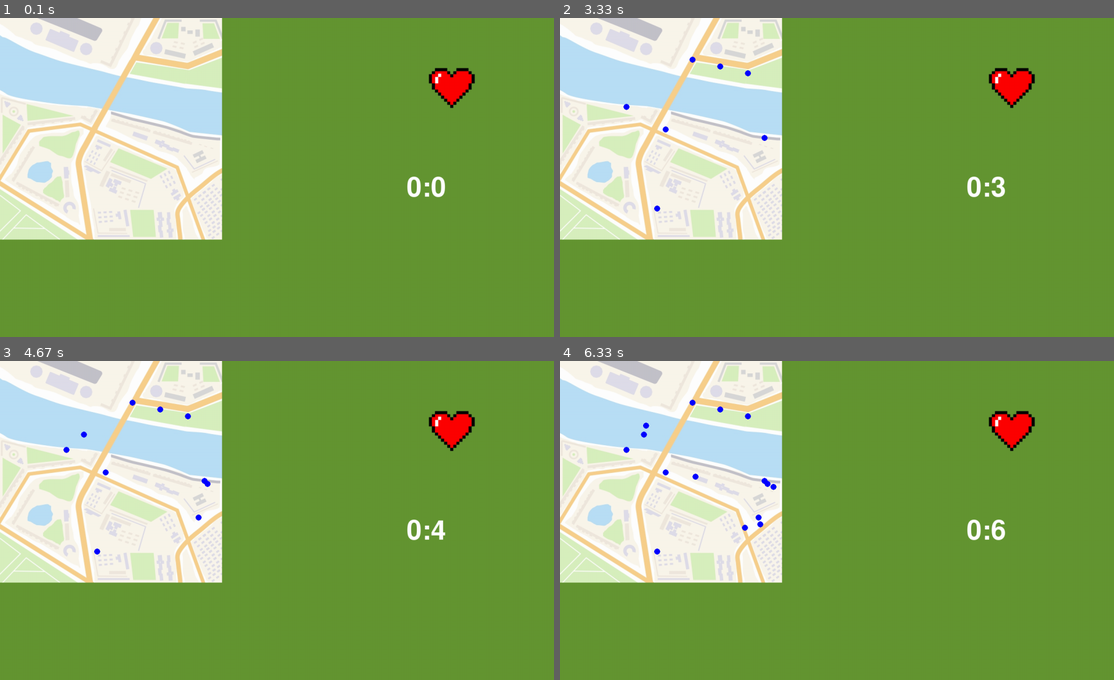
Above: before the commit, frames 1-4 (two rows, left to right).
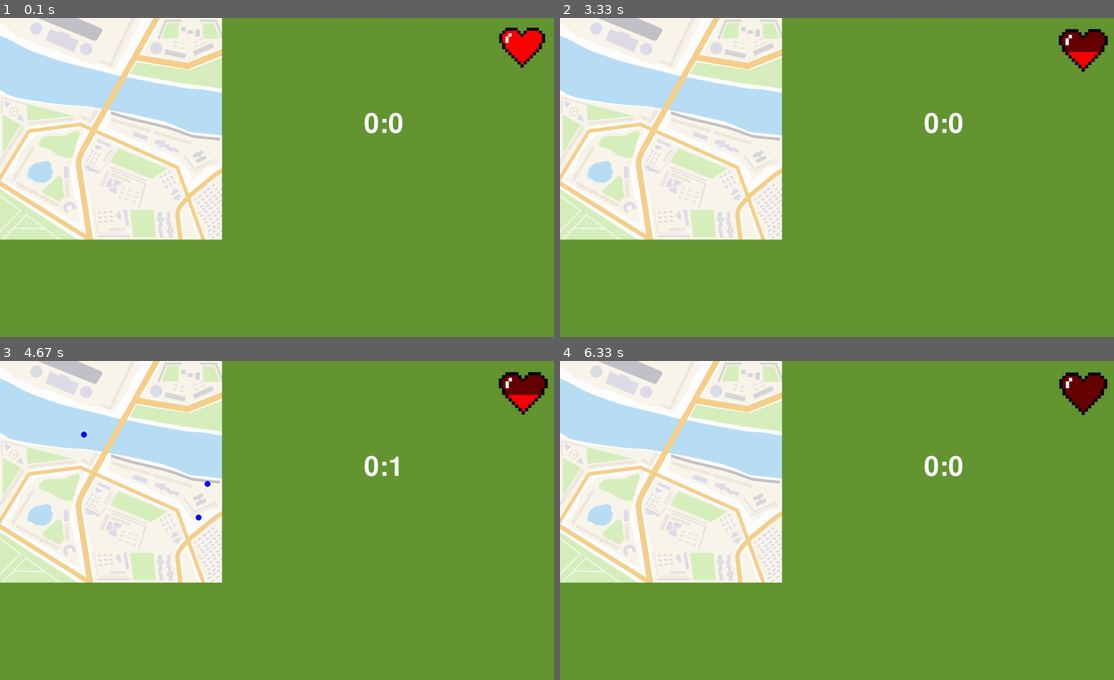
Above: after the commit, the same moments.

Repository: Alicccce/project_pygame
Game: pygame game, started from main.py
The game is run twice, just before and just after one commit, with the same random seed, the same clock (stepped at 60 frames per second) and the same inputs.
Inputs (mouse positions are in pixels of both pictures, inside the frame that each line leads up to):
- Up to frame 1 (0.1 s): no input
- Up to frame 2 (3.33 s): press the mouse at (1014, 167) at 0.37 s; move the mouse to (925, 183) at 0.47 s; release the mouse at (837, 196) at 0.6 s; press the mouse at (1014, 167) at 0.7 s; move the mouse to (842, 148) at 0.8 s; release the mouse at (665, 129) at 0.93 s; click (692, 59) at 1.38 s; press the mouse at (692, 59) at 1.7 s; move the mouse to (764, 139) at 1.8 s; release the mouse at (837, 215) at 1.93 s; press the mouse at (692, 59) at 2.03 s; move the mouse to (720, 65) at 2.13 s; release the mouse at (748, 72) at 2.27 s; click (626, 107) at 2.38 s; click (654, 209) at 2.72 s; press the mouse at (969, 282) at 3.03 s; move the mouse to (1003, 263) at 3.13 s; release the mouse at (1041, 241) at 3.27 s
- Up to frame 3 (4.67 s): click (83, 434) at 3.72 s; press the mouse at (83, 434) at 4.03 s; move the mouse to (199, 517) at 4.13 s; release the mouse at (315, 600) at 4.27 s; press the mouse at (83, 434) at 4.37 s; move the mouse to (204, 485) at 4.47 s; release the mouse at (332, 533) at 4.6 s
- Up to frame 4 (6.33 s): click (643, 424) at 4.72 s; press the mouse at (643, 424) at 5.03 s; move the mouse to (770, 485) at 5.13 s; release the mouse at (903, 549) at 5.27 s; press the mouse at (643, 424) at 5.37 s; move the mouse to (692, 475) at 5.47 s; release the mouse at (742, 526) at 5.6 s; press the mouse at (643, 424) at 5.7 s; move the mouse to (759, 523) at 5.8 s; release the mouse at (875, 622) at 5.93 s; press the mouse at (969, 625) at 6.03 s; move the mouse to (1008, 520) at 6.13 s; release the mouse at (1047, 418) at 6.27 s

The runs differ from the first frame. In frame 1, 1.9% of the frame differs, in the area x 65-99%, y 2-57%; in frame 2, 2.1%; in frame 3, 2.0%; in frame 4, 2.2%, in the area x 11-99%, y 3-61%.

Commit message:
main_game to do

Diff:
--- a/game_two.py
+++ b/game_two.py
@@ -1,42 +1,65 @@
 import pygame
 import os
 import sys
-
-
-def main(surf):
-    from main_game import Main_game
-    Main_game(surf)
-
 
 WHITE = (255, 255, 255)
 BLACK = (0, 0, 0)
 RED = (255, 0, 0)
 BLUE = (0, 0, 255)
 PINK = (255, 100, 100)
-k = 2
+k = 3
 
 
 class Button:
     def __init__(self, x, y, width, height, act_color, inact_color, surf, text=''):
         self.x, self.y = x, y
-        self.width = width
-        self.height = height
+        self.width, self.height = width, height
+        self.rect = pygame.Rect(x, y, width, height)
         self.act_color = act_color
         self.inact_color = inact_color
         self.text = text
         self.surf = surf
 
-    def draw(self, win, x, y):
+    def draw(self, x, y):
         global k
         mouse = pygame.mouse.get_pos()
         click = pygame.mouse.get_pressed()
+        if y < mouse[1] < y + self.height and x < mouse[0] < x + self.width:
+            pygame.draw.rect(self.surf, (self.act_color), self.rect)
+            if click[0] == 1:
+                k -= 1
+                if k == 0:
+                    main(self.surf)
+                else:
+                    restart(self.surf)
+                return 1
+        else:
+            pygame.draw.rect(self.surf, (self.inact_color), self.rect)
+        font = pygame.font.Font(None, 35)
+        text_surf = font.render(self.text, True, WHITE)
+        text_rect = text_surf.get_rect(center=self.rect.center)
+        self.surf.blit(text_surf, text_rect)
+
+
+    def draw2(self, x, y):
+        mouse = pygame.mouse.get_pos()
+        click = pygame.mouse.get_pressed()
         if y < mouse[1] < y + self.height and x < mouse[0] < x + self.width and click[0] == 1:
-            pygame.draw.rect(self.surf, (self.act_color), (x, y, self.width, self.height))
-            k -= 1
-            restart(self.surf)
-            return 1
+            pygame.draw.rect(self.surf, (self.act_color), self.rect)
+            if k == 0:
+                main(self.surf)
+                return 2
         else:
-            pygame.draw.rect(self.surf, (self.inact_color), (x, y, self.width, self.height))
+            pygame.draw.rect(self.surf, (self.inact_color), self.rect)
+        font = pygame.font.Font(None, 35)
+        text_surf = font.render(self.text, True, WHITE)
+        text_rect = text_surf.get_rect(center=self.rect.center)
+        self.surf.blit(text_surf, text_rect)
+
+
+def main(surf):
+    from main_game import Main_game
+    Main_game(surf)
 
 
 def load_image(name, colorkey=None):
@@ -50,7 +73,7 @@
 
 def check_and_append(event_pos, checkpoints, check):
     for x, y in checkpoints:
-        if abs(x - event_pos[0]) <= 30 and abs(y - event_pos[1]) <= 30:
+        if abs(x - event_pos[0]) <= 15 and abs(y - event_pos[1]) <= 15:
             check.add((x, y))
             break
 
@@ -65,31 +88,32 @@
 
     running = True
     size = (1300, 750)
-    image = load_image("itog.png")
+    image = load_image('itog.png')
     screen = surf
     drawing_surface = pygame.Surface(image.get_size(), pygame.SRCALPHA)
 
     clock = pygame.time.Clock()
     start_ticks = pygame.time.get_ticks()  # стартовое время в миллисекундах
     # Создаем кнопки один раз вне цикла
-    button_done = Button(300, 600, 260, 50, RED, PINK, surf, 'done')
+    button_done = Button(830, 600, 260, 50, RED, PINK, surf, 'ещё раз')
+    button_doneliv = Button(830, 600, 260, 50, RED, PINK, surf, 'вернуться')
+    button_contin = Button(830, 600, 260, 50, RED, PINK, surf, 'едем дальше')
     # Определите шрифт один раз вне цикла
     font = pygame.font.Font('freesansbold.ttf', 64)
 
     checkpoints = [(320, 87), (221, 262), (68, 432), (441, 423), (68, 267), (263, 185), (458, 103), (197, 421),
                    (35, 317),
                    (497, 375), (420, 495)]
-    s = []
+    s, check = [], set()
     heart_xs = ['hert3.png', 'hert2.png', 'hert.png']
-    check = set()
-    heart_img = load_image(heart_xs[k])
-
-    time_stop = 20
+    heart_img = load_image(heart_xs[k-1])
+    time_stop = 3
     time_of_end = 0
     freeze_timer = False  # Flag to control frozen timer
 
     while running:
         screen.fill((100, 150, 50))
+        screen.blit(heart_img, (1165, 5))
         millis = pygame.time.get_ticks() - start_ticks
         secs = millis // 1000
         if secs >= time_stop + 1:
@@ -98,33 +122,32 @@
             if not freeze_timer:  # Freeze the timer only once
                 freeze_timer = True
                 time_of_end = secs
-
             secs = time_of_end
 
-        screen.blit(heart_img, (1000,100))
         mins = secs // 60
         secs %= 60
 
-        # text = font.render('{}:{}'.format(mins, secs), True, WHITE, BLACK)
-        # textRect = text.get_rect(center=(1000, 400))
-
         if millis // 1000 >= time_stop:
-            if len(s) != 11 and k > 0:
-                tab = pygame.font.SysFont('arial', 26)
-                sc_text = tab.render('Не получилось :( Попробуете выполнить задание заново?', True, WHITE, BLUE)
-                cor = sc_text.get_rect(center=(900, 250))
-                screen.blit(sc_text, cor)
-                button_done.draw(screen, 500, 600)
-            if k == 0:
-                print('Главное меню')
+            if len(s) != 11:
+                if k == 0:
+                    tab = pygame.font.SysFont('arial', 26)
+                    sc_text = tab.render('Вы потратили все жизни и проиграли.. Начните заново !', True, WHITE, BLUE)
+                    screen.blit(sc_text, (640, 320))
+                    button_doneliv.draw(830, 600)
+                else:
+                    tab = pygame.font.SysFont('arial', 26)
+                    sc_text = tab.render('Не получилось :( Попробуете выполнить задание заново?', True, WHITE, BLUE)
+                    screen.blit(sc_text, (640, 320))
+                    button_done.draw(830, 600)
 
         if len(s) == 11 and freeze_timer:
             time_of_end = secs
             freeze_timer = True
             tab = pygame.font.SysFont('arial', 26)
-            sc_text = tab.render('Всё GOOD', True, WHITE, BLUE)
-            cor = sc_text.get_rect(center=(900, 250))
-            screen.blit(sc_text, cor)
+            sc_text = tab.render('Вам удалось закрасить все необходимые места!', True, WHITE, BLUE)
+            screen.blit(sc_text, (640, 320))
+            if button_contin.draw2(830, 600) == 2:
+                pygame.display.update()
 
         for event in pygame.event.get():
             if event.type == pygame.QUIT:
@@ -143,7 +166,7 @@
 
         # Render the new timer text
         text = font.render('{}:{}'.format(mins, secs), True, WHITE)
-        textRect = text.get_rect(center=(1000, 400))
+        textRect = text.get_rect(center=(900, 250))
 
         screen.blit(text, textRect)
         screen.blit(image, (0, 0))
@@ -153,3 +176,6 @@
         clock.tick(60)  # Ограничить до 60 кадров в секунду
 
     pygame.quit()
+
+screen = pygame.display.set_mode((1300, 750))
+game_two(screen)
Binary file changed: data/hert2.png
Binary file changed: data/hert3.png
